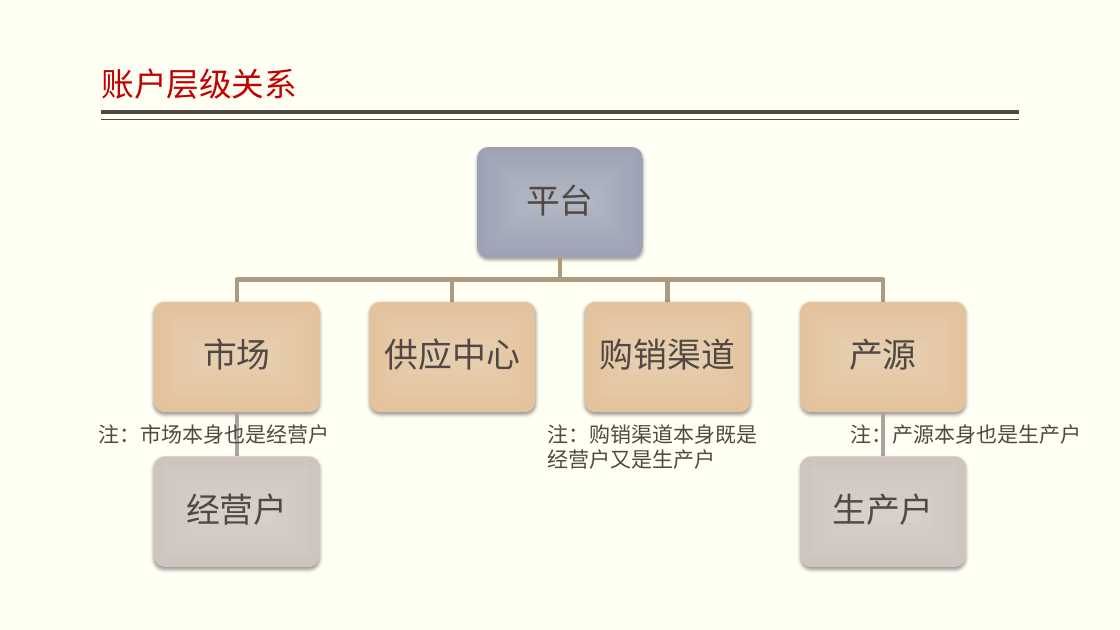
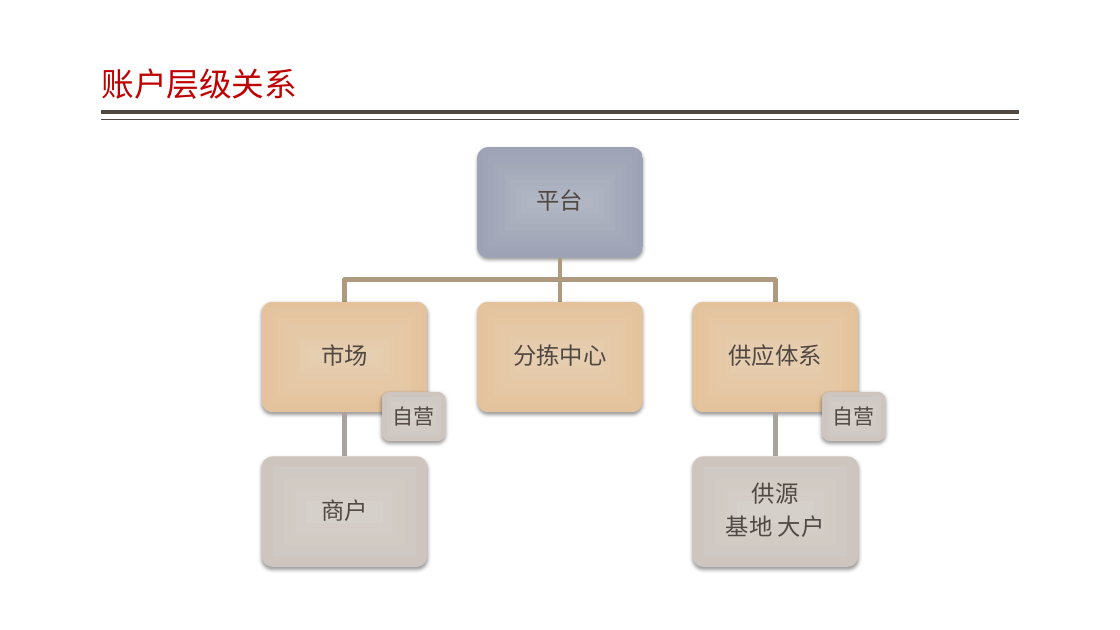
Before and after one commit to jzgi/chainsmart, a slide deck: slide 16 of Docs/品链应用参考设计.pptx (slide 17 before the commit). Drawn at 1120x630 pixels with LibreOffice and Linux fonts; fonts in the diff are those of the drawing. Boxes give left, top, right and bottom in pixels: in the first picture for what was removed or moved away, otherwise in the second. Text is boxed around its words. In the diff, an @@ line names an element or a change of style, - is before the commit and + after.

```diff
--- a/Docs/品链应用参考设计.pptx
+++ b/Docs/品链应用参考设计.pptx
@@ background #FFFFF3 to #FFFFFF @@
@@ text "平台" at [537, 189, 584, 211]: size 29 to 20 pt, font Roboto to Noto Sans CJK SC; less space between paragraphs @@
@@ freeform shape: place and size @@
-freeform shape at [237, 258, 560, 302]
+freeform shape at [344, 258, 560, 302]
@@ freeform shape: place and size @@
-freeform shape at [560, 258, 668, 302]
+freeform shape at [556, 258, 565, 302]
@@ freeform shape: place and size @@
-freeform shape at [560, 258, 884, 302]
+freeform shape at [560, 258, 776, 302]
@@ text "市场" at [321, 344, 368, 366]: size 29 to 20 pt, font Roboto to Noto Sans CJK SC; less space between paragraphs @@
@@ text "市场": place and size @@
-text "市场" at [203, 338, 271, 370]
+text "市场" at [321, 344, 368, 366]
@@ text at [513, 344, 606, 366]: text changed; size 29 to 20 pt; font Roboto to Noto Sans CJK SC @@
-供应中心
+分拣中心
@@ text added at [729, 344, 822, 366], 20 pt, text #514843 @@
+供应体系
@@ freeform shape: place and size @@
-freeform shape at [233, 413, 241, 457]
+freeform shape at [340, 413, 349, 457]
@@ rounded rectangle added at [381, 392, 445, 441], fill gradient #D7D0CA to #CFC7BF, 18 pt, text #514843 @@
+自营
@@ rounded rectangle added at [822, 392, 886, 441], fill gradient #D7D0CA to #CFC7BF, 18 pt, text #514843 @@
+自营
@@ text removed at [99, 421, 330, 447] @@
-注：市场本身也是经营户
@@ text removed at [548, 424, 758, 469] @@
-注：购销渠道本身既是
-经营户又是生产户
@@ text removed at [850, 421, 1081, 447] @@
-注：产源本身也是生产户
@@ rounded rectangle: place and size @@
-rounded rectangle at [154, 456, 319, 566]
+rounded rectangle at [262, 456, 428, 566]
@@ 4 rounded rectangles, 1 freeform shape: place and size @@
-4 rounded rectangles, 1 freeform shape at [370, 302, 966, 566]
+4 rounded rectangles, 1 freeform shape at [262, 302, 858, 566]
@@ text at [321, 499, 368, 521]: text changed; size 29 to 20 pt; font Roboto to Noto Sans CJK SC @@
-经营户
+商户
@@ text added at [726, 482, 825, 537], 20 pt, text #514843 @@
+供源
+基地 大户
@@ group removed at [154, 258, 933, 525]: 3 texts, 1 rounded rectangle, 1 freeform shape @@
-购销渠道
-产源
-生产户
```
Also in this commit, not shown: 8 other slides changed, 2 slides added, 7 slides removed, 35 other files.
